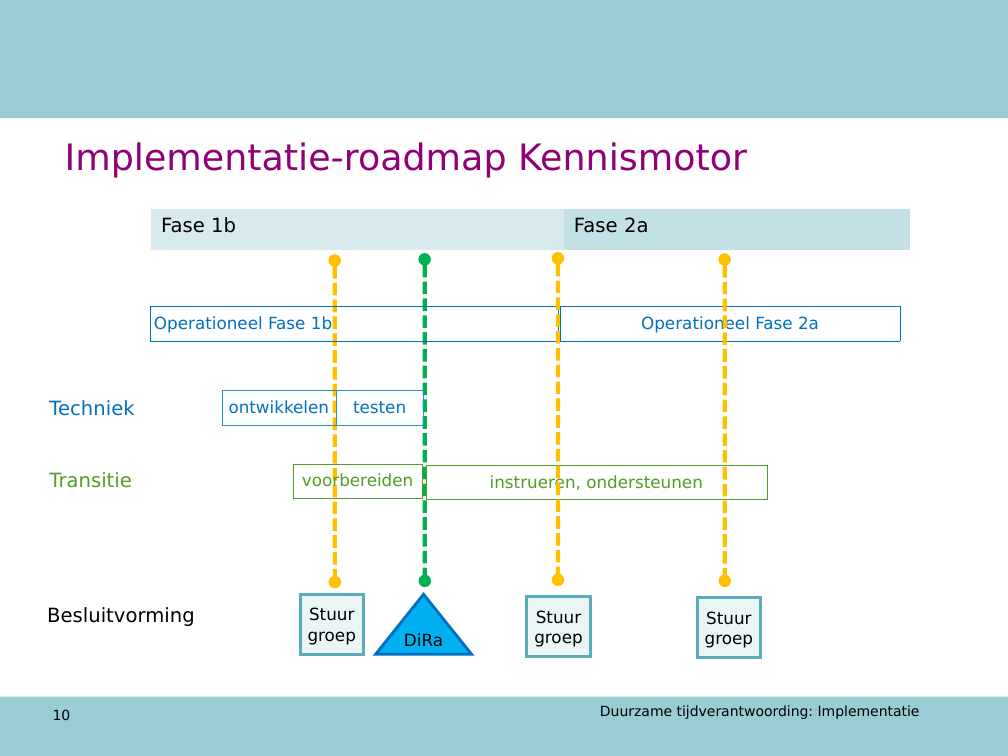
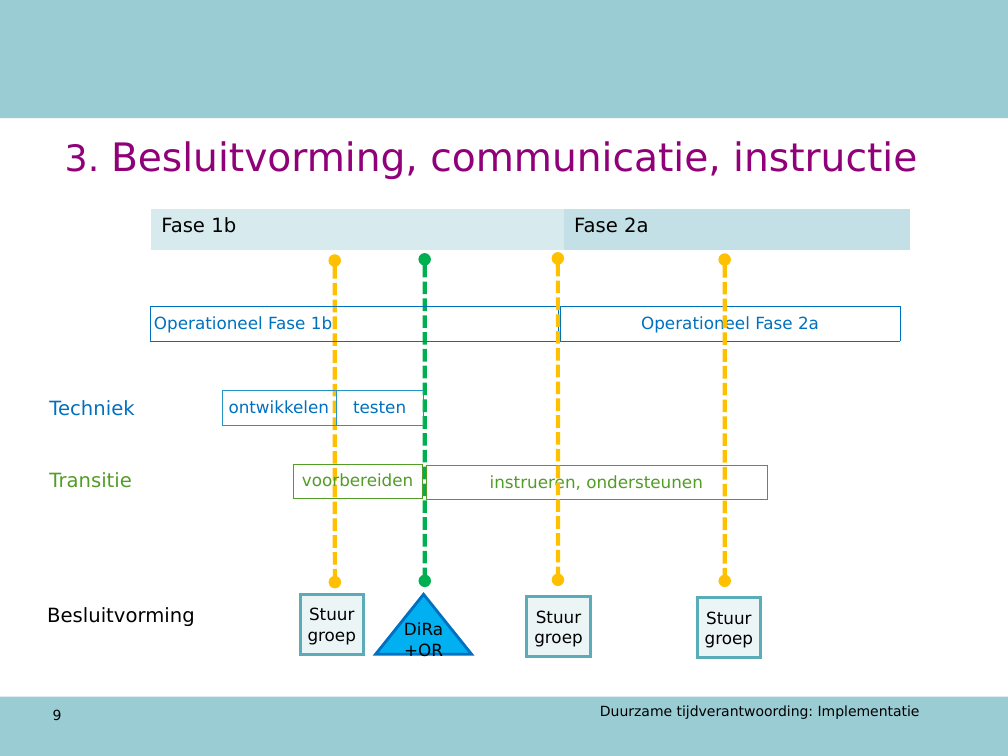
Before and after one commit to AmpersandTarski/ampersand-models, a slide deck: slide 9 of NVWA DTV/werkdocumenten/TO 12 augustus.ppt (slide 10 before the commit). Drawn at 1008x756 pixels with LibreOffice and Linux fonts; fonts in the diff are those of the drawing; background and template pictures are left out. Boxes give left, top, right and bottom in pixels: in the first picture for what was removed or moved away, otherwise in the second. Text is boxed around its words. In the diff, an @@ line names an element or a change of style, - is before the commit and + after.

```diff
--- a/NVWA DTV/werkdocumenten/TO 12 augustus.ppt
+++ b/NVWA DTV/werkdocumenten/TO 12 augustus.ppt
@@ title at bbox=[65, 141, 917, 179]: text changed; size 26 to 28 pt @@
-Implementatie-roadmap Kennismotor
+3. Besluitvorming, communicatie, instructie
@@ text in triangle at bbox=[404, 622, 443, 661]: text changed @@
-DiRa
+DiRa+OR
@@ page number at bbox=[53, 709, 62, 720]: text changed @@
-10
+9
```
Also in this commit, not shown: 11 other slides changed, 23 slides added, 6 slides removed, 4 other files.
